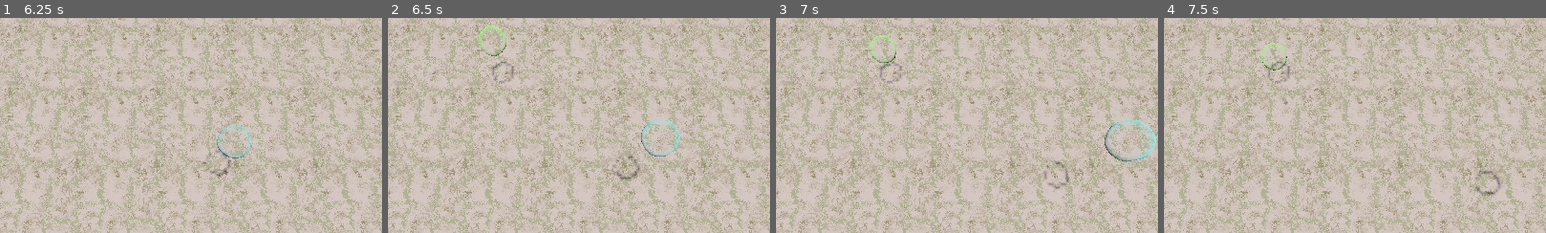
Above: before the commit, frames 1-4 (left to right).
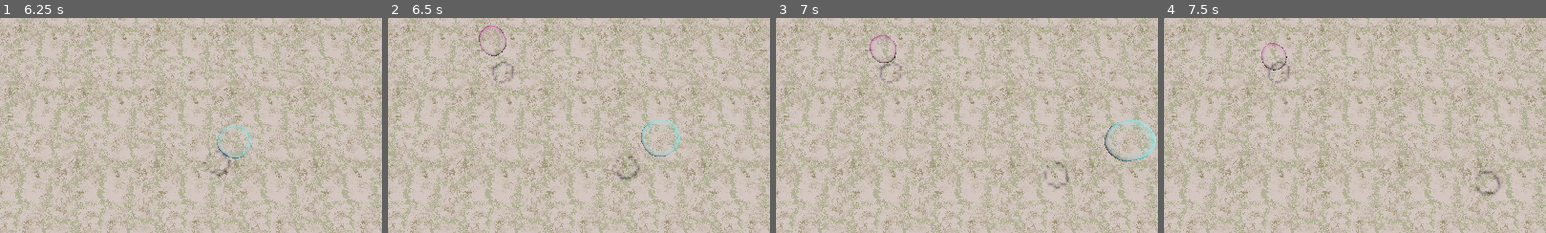
Above: after the commit, the same moments.

Repository: warriormaster12/Fsj2025
Game: Godot game, scene res://levels/actual_level.tscn
Same seed, same stepped clock (60 frames per second), same inputs: the game is played once before the commit and once after it.
Inputs:
- Up to frame 1 (6.25 s): click "Start game" at 0.5 s; click "Start game" at 1.25 s; tap Space (dash) at 2.1, 5.75, 5.85 s; tap S (move_d) at 2.85 s; tap A (move_l) at 3.6 s; tap D (move_r) at 4.35 s; tap Enter at 5 s; tap W (move_u) at 5.1 s
- Up to frame 2 (6.5 s): no input
- Up to frame 3 (7 s): tap S (move_d) at 6.6 s
- Up to frame 4 (7.5 s): tap A (move_l) at 7.35 s
The pictures show only the part of the screen within x 28-78%, y 18-68%; the shares and areas given below are measured in that part.

Frame 1 is identical in both runs. In frame 2, 0.2% of the frame differs, in the area x 23-31%, y 3-18%; in frame 3, 0.2%; in frame 4, 0.2%.

Commit message:
Change powerup color to stand out more

Diff:
--- a/prefabs/bubble/powerup.tscn
+++ b/prefabs/bubble/powerup.tscn
@@ -16,7 +16,7 @@
 [sub_resource type="ShaderMaterial" id="ShaderMaterial_cuo7y"]
 render_priority = 0
 shader = ExtResource("2_hpk22")
-shader_parameter/bubble_color = Color(0, 1, 0, 1)
+shader_parameter/bubble_color = Color(0.439216, 0.027451, 0.501961, 1)
 shader_parameter/height_multiplier = 0.05
 shader_parameter/noise_sample_size = 0.49
 shader_parameter/animation_speed = 0.4
